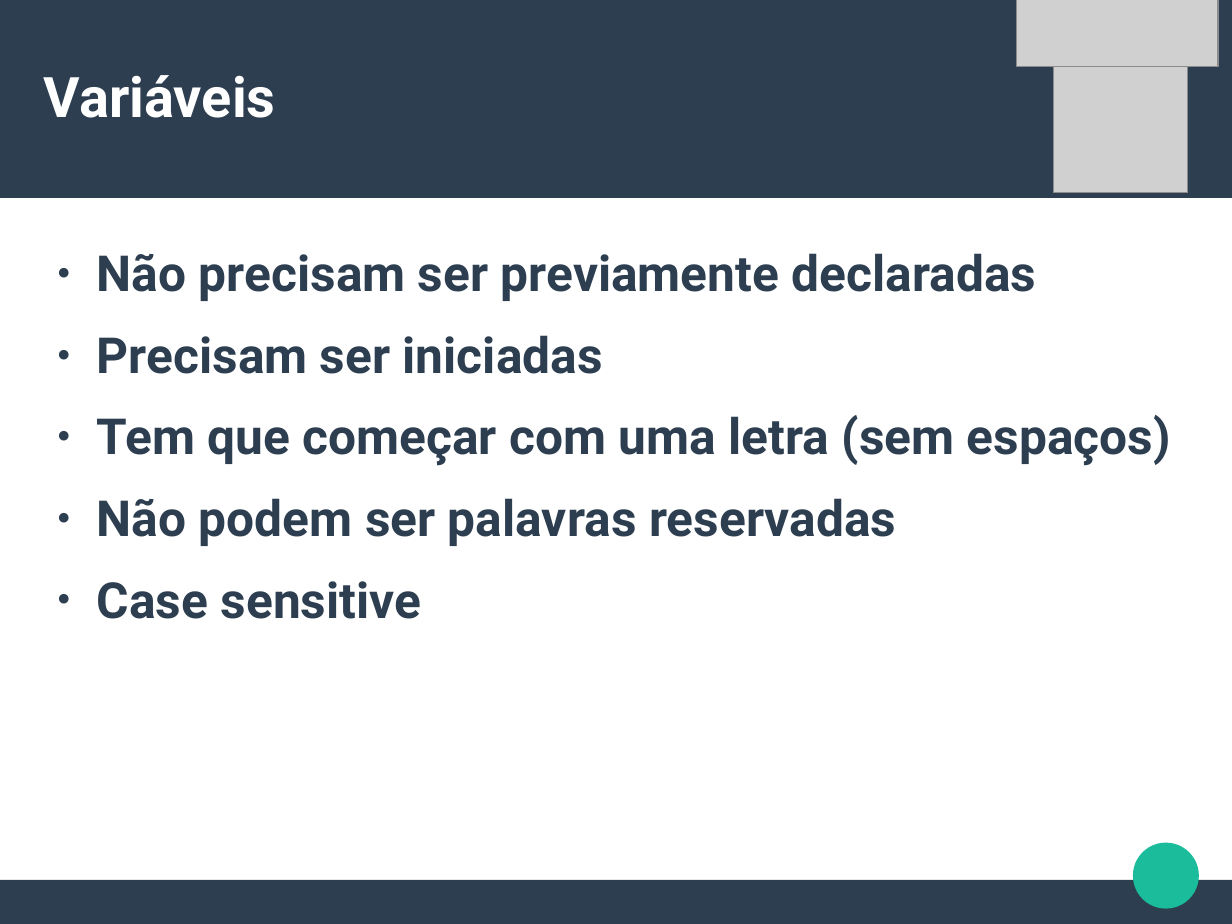
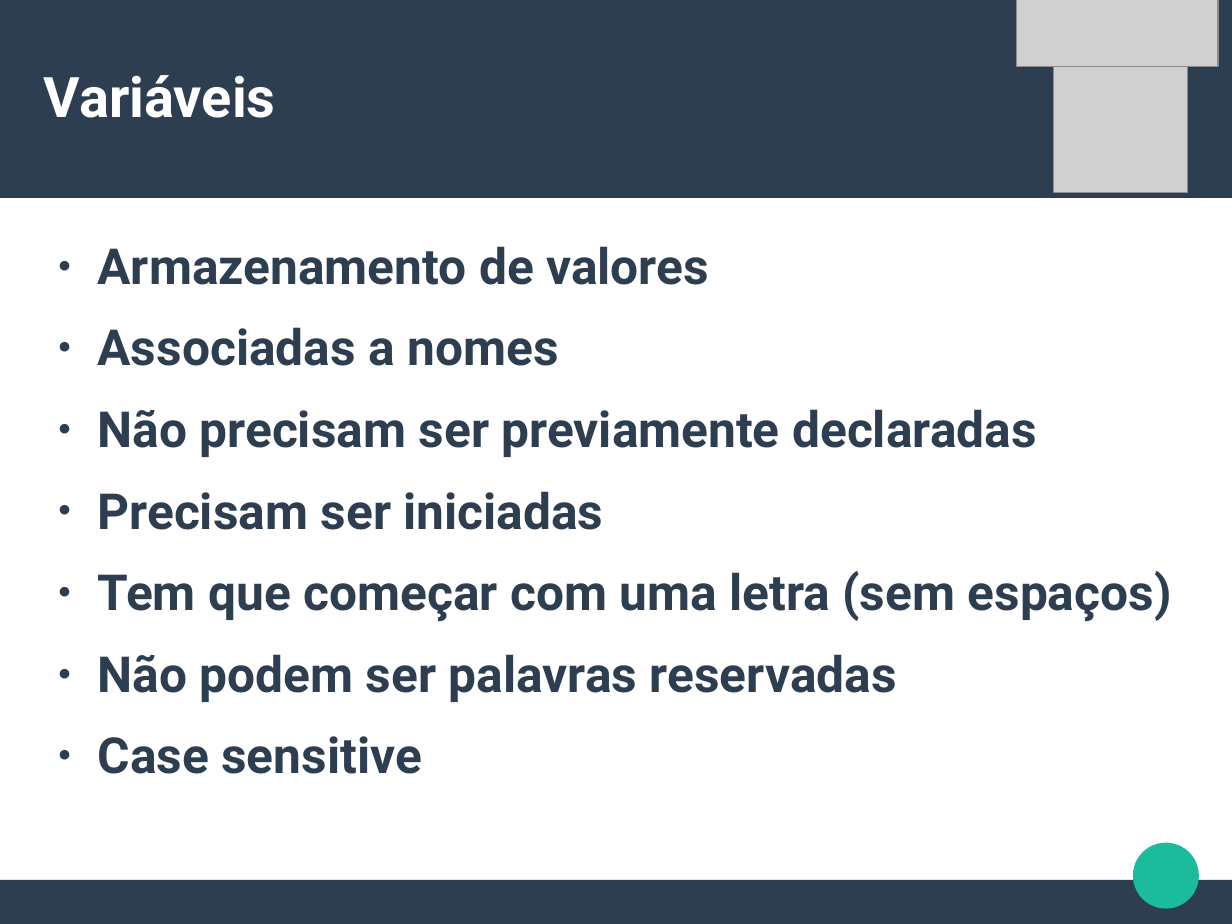
Before and after one commit to CalicoUFSC/minicurso-python, a slide deck: slide 6 of Aula1/Aula1.odp (slide 7 before the commit). Drawn at 1232x924 pixels with LibreOffice and Linux fonts; fonts in the diff are those of the drawing; grey boxes stand for pictures. Boxes give left, top, right and bottom in pixels: in the first picture for what was removed or moved away, otherwise in the second. Text is boxed around its words. In the diff, an @@ line names an element or a change of style, - is before the commit and + after.

```diff
--- a/Aula1/Aula1.odp
+++ b/Aula1/Aula1.odp
@@ text "Armazenamento de valores": place and size @@
-text "Armazenamento de valores" at (97, 253, 1171, 619)
+text "Armazenamento de valores" at (97, 246, 1172, 774)
@@ text at (97, 246, 709, 366): paragraphs added @@
+● Armazenamento de valores
+● Associadas a nomes
```
Also in this commit, not shown: 10 other slides changed, 3 slides added, 2 slides removed, 5 other files.
